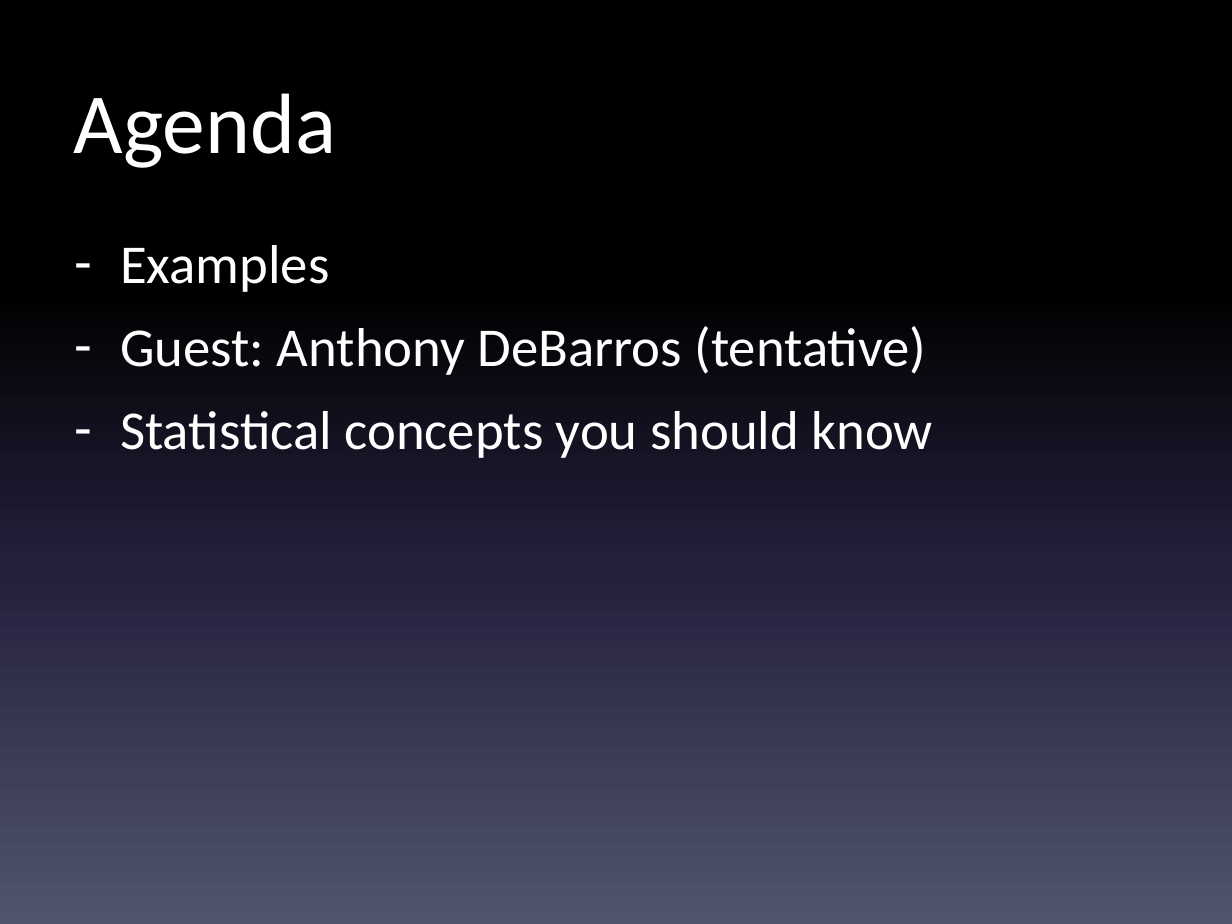
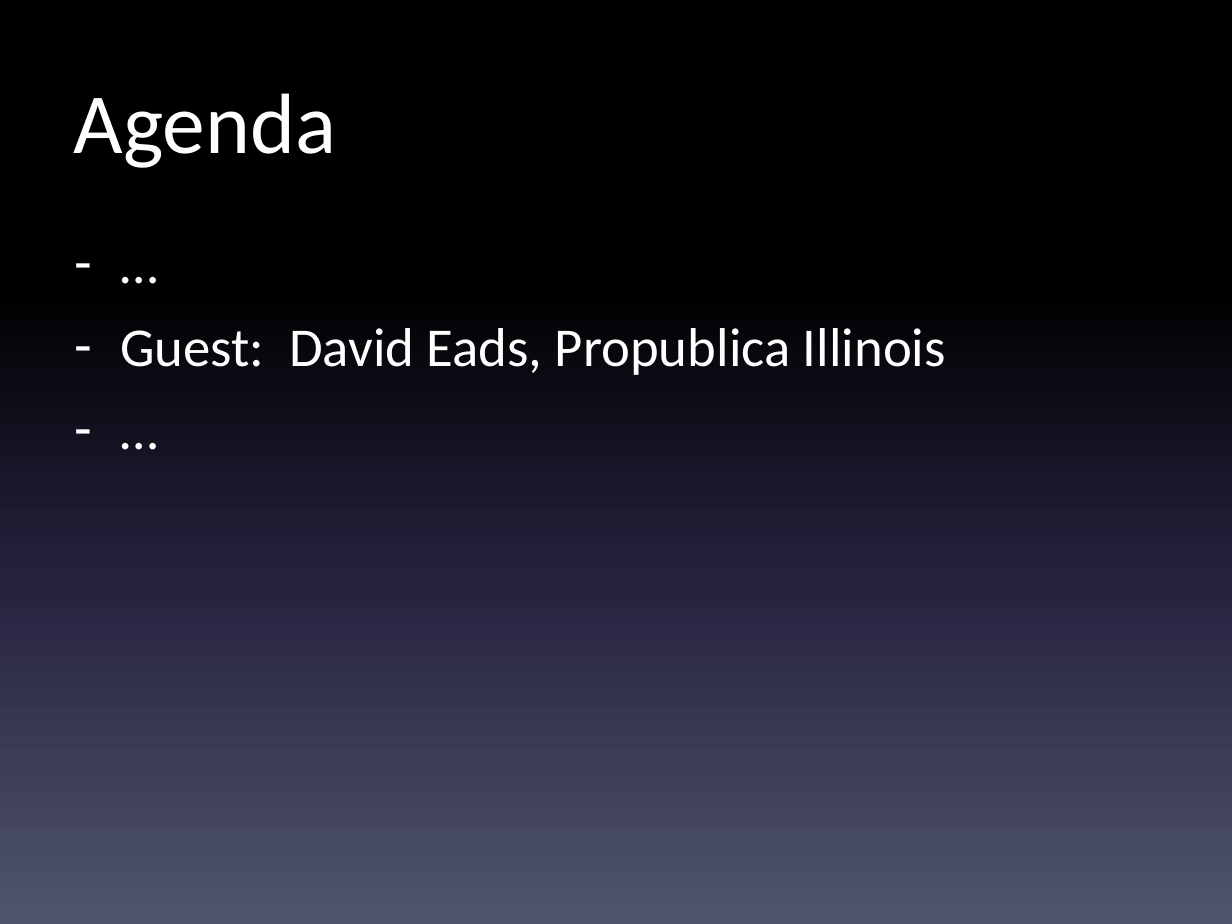
Before and after one commit to shmcminn/digitalframeworks-spring19, a slide deck: slide 4 of class5/digitalframeworks-5.pptx. Drawn at 1232x924 pixels with LibreOffice and Linux fonts; fonts in the diff are those of the drawing. Boxes give left, top, right and bottom in pixels: in the first picture for what was removed or moved away, otherwise in the second. Text is boxed around its words. In the diff, an @@ line names an element or a change of style, - is before the commit and + after.

```diff
--- a/class5/digitalframeworks-5.pptx
+++ b/class5/digitalframeworks-5.pptx
@@ text at [120, 328, 946, 375]: text changed @@
-– Examples
-– Guest: Anthony DeBarros (tentative)
-– Statistical concepts you should know
+– …
+– Guest: David Eads, Propublica Illinois
+– …
```
Also in this commit, not shown: 15 slides added, 6 other files.
